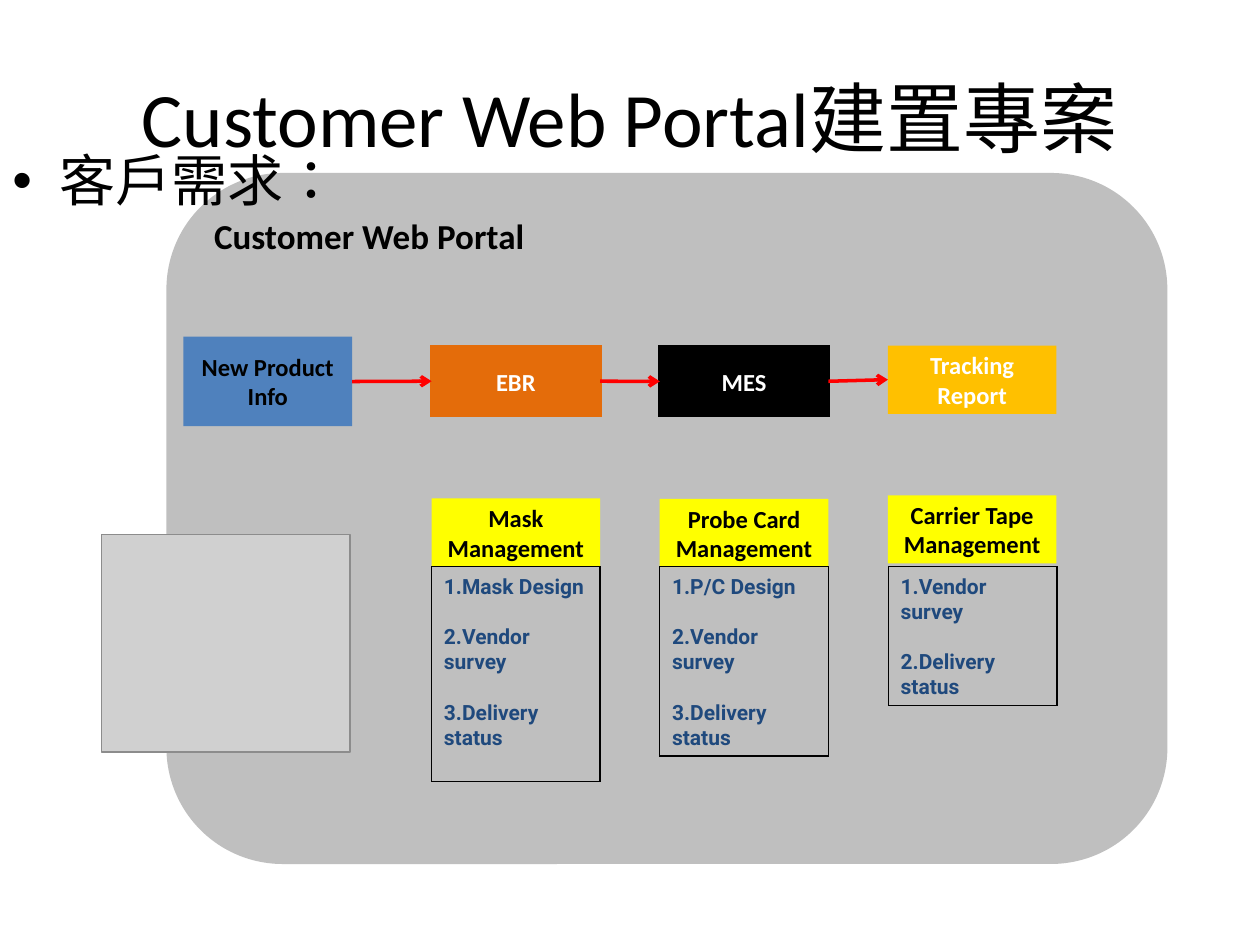
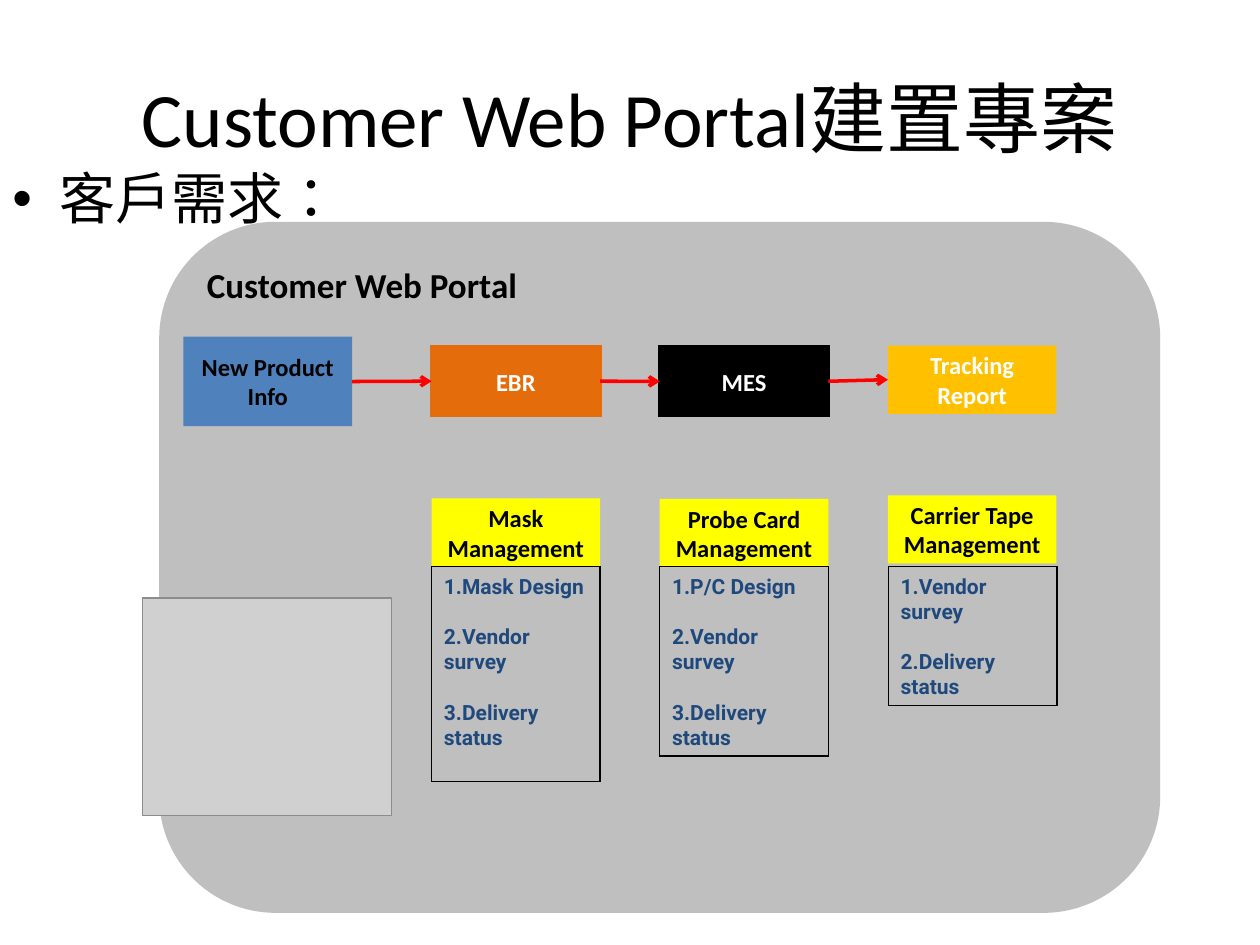
Before and after one commit to LiChengJhe/HandsontableSample, a slide deck: slide 3 of CJ Projects.ppt. Drawn at 1260x945 pixels with LibreOffice and Linux fonts; fonts in the diff are those of the drawing; grey boxes stand for pictures. Boxes give left, top, right and bottom in pixels: in the first picture for what was removed or moved away, otherwise in the second. Text is boxed around its words. In the diff, an @@ line names an element or a change of style, - is before the commit and + after.

```diff
--- a/CJ Projects.ppt
+++ b/CJ Projects.ppt
@@ text "客戶需求：" rewrapped from bbox=[60, 145, 340, 216] to bbox=[60, 171, 340, 234] @@
@@ rounded rectangle "Customer Web Portal": place and size @@
-rounded rectangle "Customer Web Portal" at bbox=[169, 175, 1167, 863]
+rounded rectangle "Customer Web Portal" at bbox=[161, 223, 1159, 911]
@@ picture: place and size @@
-picture at bbox=[101, 534, 350, 752]
+picture at bbox=[142, 598, 392, 816]
```
Also in this commit, not shown: 1 other slide changed.
